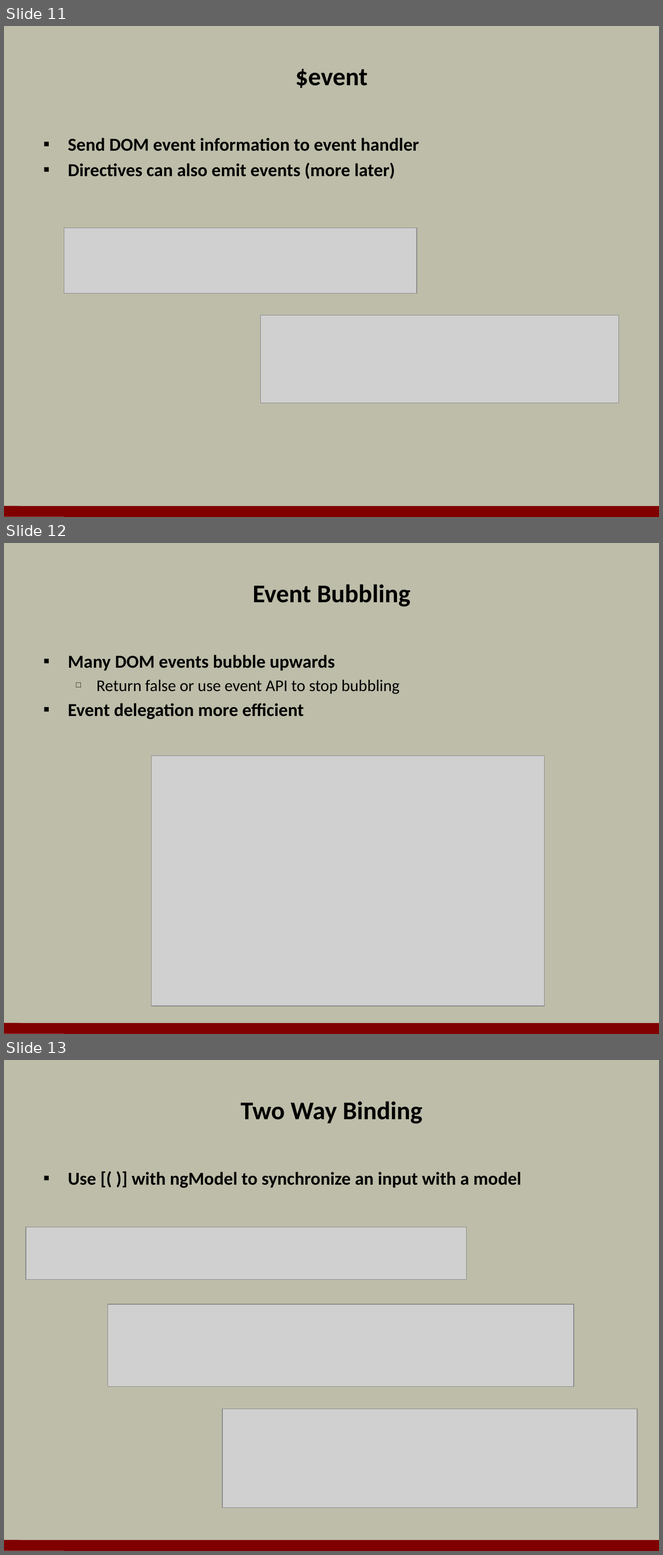
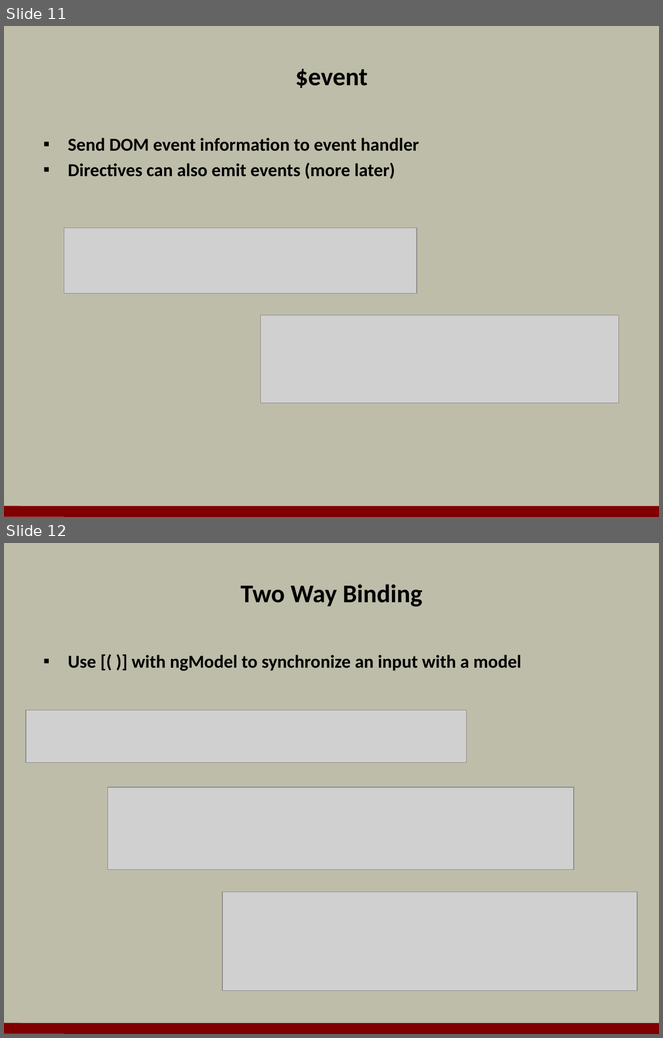
Before and after one commit to OdeToCode/classes, a slide deck: angular2/slides/05_templates.pptx. Shown one above the other, each under a label of ours: slides 11, 12 and 13 before the commit, slides 11 and 12 after it. The pictures are 663x1555 and 663x1038 pixels, drawn with LibreOffice and Linux fonts; fonts in the diff are those of the drawing; grey boxes stand for pictures; background and template pictures are left out. Boxes give left, top, right and bottom in pixels: in the first picture for what was removed or moved away, otherwise in the second. Text is boxed around its words. In the diff, an @@ line names an element or a change of style, - is before the commit and + after.

```diff
--- a/angular2/slides/05_templates.pptx
+++ b/angular2/slides/05_templates.pptx
@@ slide 12 removed at box(4, 543, 659, 1034), background #BDBDA9; not listed: 1 template element that a slide beside it also shows @@
@@ title removed at box(253, 584, 411, 607) @@
-Event Bubbling
@@ text removed at box(68, 655, 400, 719) @@
-▪ Many DOM events bubble upwards
-  □ Return false or use event API to stop bubbling
-▪ Event delegation more efficient
@@ picture removed at box(152, 756, 545, 1006) @@
@@ what was slide 13 is now slide 12 @@
```
Also in this commit, not shown: 5 slides changed, 1 other file.
